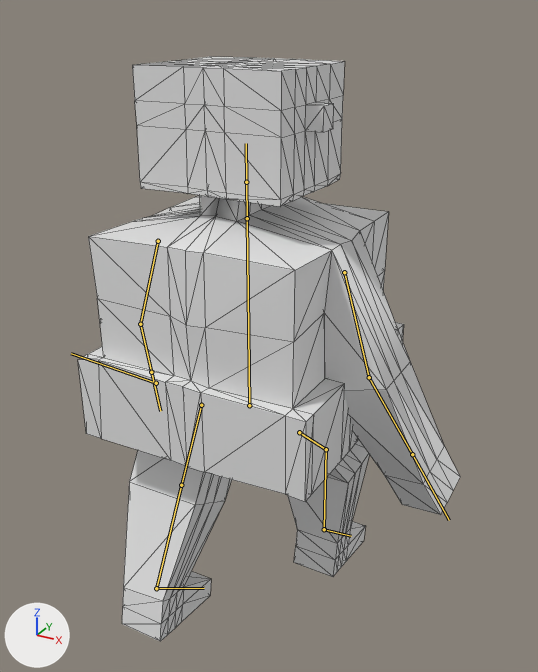
One commit to the glTF model Models/Robots/Robot0003.glb: the scene before it, then after it.
One viewpoint serves both versions: a 50 mm lens placed at (3.41, -5.79, 6.09), pointed at (0.12, 0.19, 3.1). Every picture has the same lights, and +X, +Y and +Z are marked at lower left. The picture after the commit comes second. Both versions are drawn at frame 89 of the action 'EsqueletoAction'; the numbers are the values there. The bones that change, and the others that lie on the model, are drawn over the model as lines. Mesh edges are drawn as thin lines.

Objects in the first picture: 'Body'.
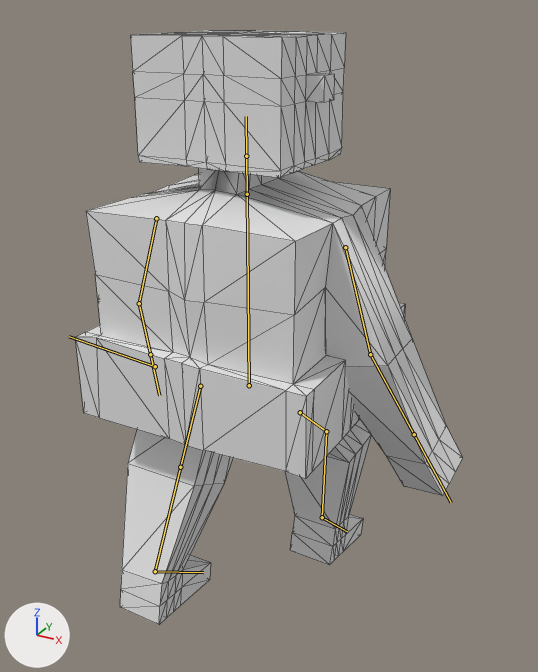
Boxes (x1, y1, x2, y2) around the edits, measured in the pictures (538 x 672 px):
'Body', posed: before (78, 57, 460, 642); after (75, 30, 462, 624)
bone 'Chest', root to tip: before (249, 405) to (247, 218); after (249, 385) to (247, 194)
bone 'UpperArm.L', root to tip: before (158, 241) to (140, 324); after (156, 218) to (139, 303)
bone 'UpperLeg.L', root to tip: before (201, 405) to (181, 485); after (200, 386) to (180, 467)
bone 'UpperArm.R', root to tip: before (344, 272) to (369, 377); after (345, 247) to (370, 354)
bone 'UpperLeg.R', root to tip: before (299, 432) to (326, 449); after (300, 412) to (326, 431)
bone 'LowerLeg.R', root to tip: before (326, 449) to (324, 529); after (326, 431) to (322, 517)

The edits, one by one:
Bone 'Chest' (bone_chest) moves from (0.0, -0.23, 0.0) to (0.0, 0.0, 0.0).
Bone 'UpperArm.L' (bone_upperarm_l) moves from (-0.07, 0.22, 0.0) to (0.0, 0.0, 0.0).
Bone 'UpperLeg.L' (bone_upperleg_l) moves from (0.0, 0.23, 0.0) to (0.0, 0.0, 0.0).
Bone 'UpperArm.R' (bone_upperarm_r) moves from (0.06, 0.22, 0.0) to (0.0, 0.0, 0.0).
Bone 'UpperLeg.R' (bone_upperleg_r) moves from (0.0, 0.23, 0.0) to (0.0, 0.0, 0.0).
Bone 'LowerLeg.R' (bone_lowerleg_r) turns from (0, 0, -48) to (0, 0, -52) degrees about its own x, y and z.
